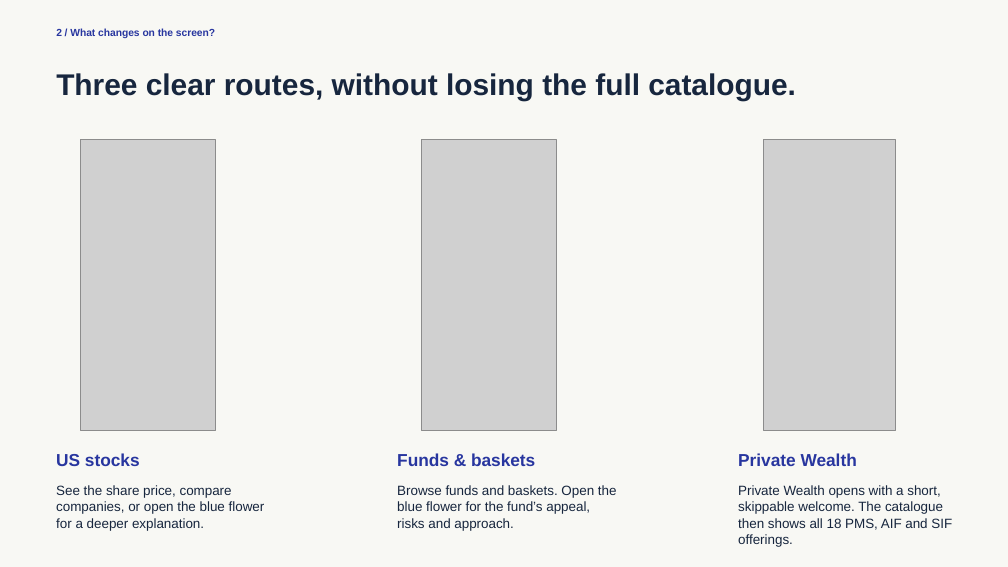
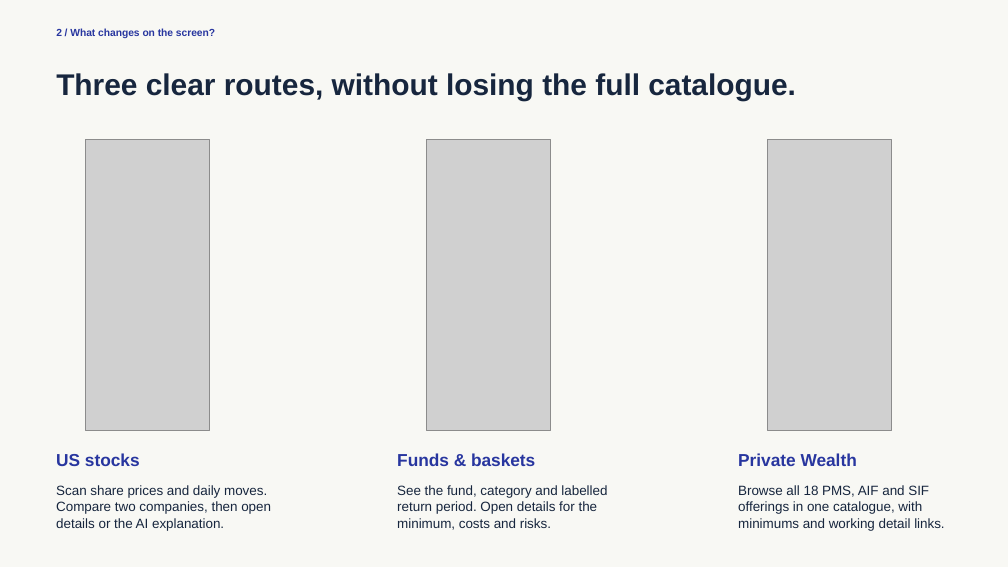
Before and after one commit to sd7souvik007-svg/ionic_Ui, a slide deck: slide 2 of deliverables/Ionic-Exclusives-Final.pptx. Drawn at 1008x567 pixels with LibreOffice and Linux fonts; fonts in the diff are those of the drawing; grey boxes stand for pictures. Boxes give left, top, right and bottom in pixels: in the first picture for what was removed or moved away, otherwise in the second. Text is boxed around its words. In the diff, an @@ line names an element or a change of style, - is before the commit and + after.

```diff
--- a/deliverables/Ionic-Exclusives-Final.pptx
+++ b/deliverables/Ionic-Exclusives-Final.pptx
@@ picture: place and size @@
-picture at (80, 139, 215, 430)
+picture at (85, 139, 210, 430)
@@ picture: place and size @@
-picture at (421, 139, 556, 430)
+picture at (426, 139, 551, 430)
@@ picture: place and size @@
-picture at (764, 139, 895, 430)
+picture at (768, 139, 892, 430)
@@ text at (56, 485, 271, 531): text changed @@
-See the share price, compare companies, or open the blue flower for a deeper explanation.
+Scan share prices and daily moves. Compare two companies, then open details or the AI explanation.
@@ text at (397, 485, 607, 530): text changed @@
-Browse funds and baskets. Open the blue flower for the fund’s appeal, risks and approach.
+See the fund, category and labelled return period. Open details for the minimum, costs and risks.
@@ text at (738, 485, 944, 531): text changed @@
-Private Wealth opens with a short, skippable welcome. The catalogue then shows all 18 PMS, AIF and SIF offerings.
+Browse all 18 PMS, AIF and SIF offerings in one catalogue, with minimums and working detail links.
```
Also in this commit, not shown: 1 other slide changed, 1 slide added, 1 slide removed, 2 other files.
